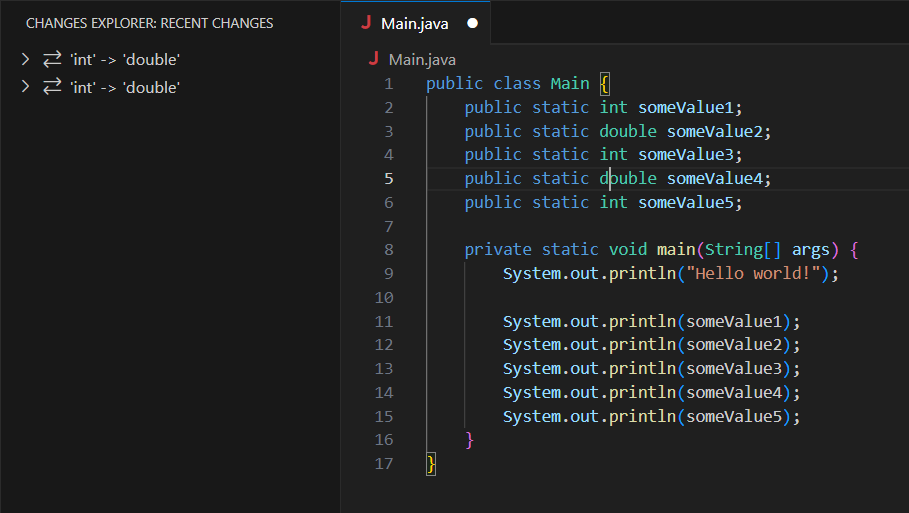
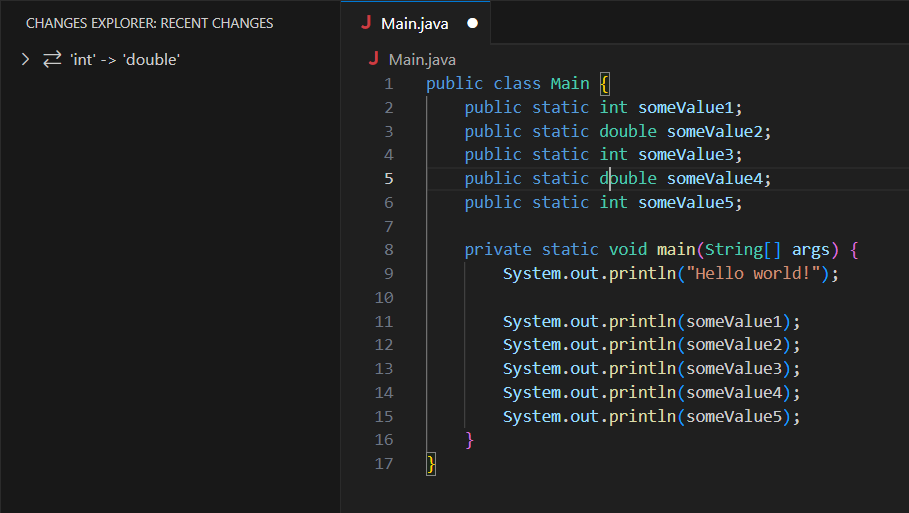
Two versions of the same layered image (909px x 513px). Layer-by-layer changes:
painted on "example_vscode_step4.png" over left=21, top=77, right=180, bottom=95
